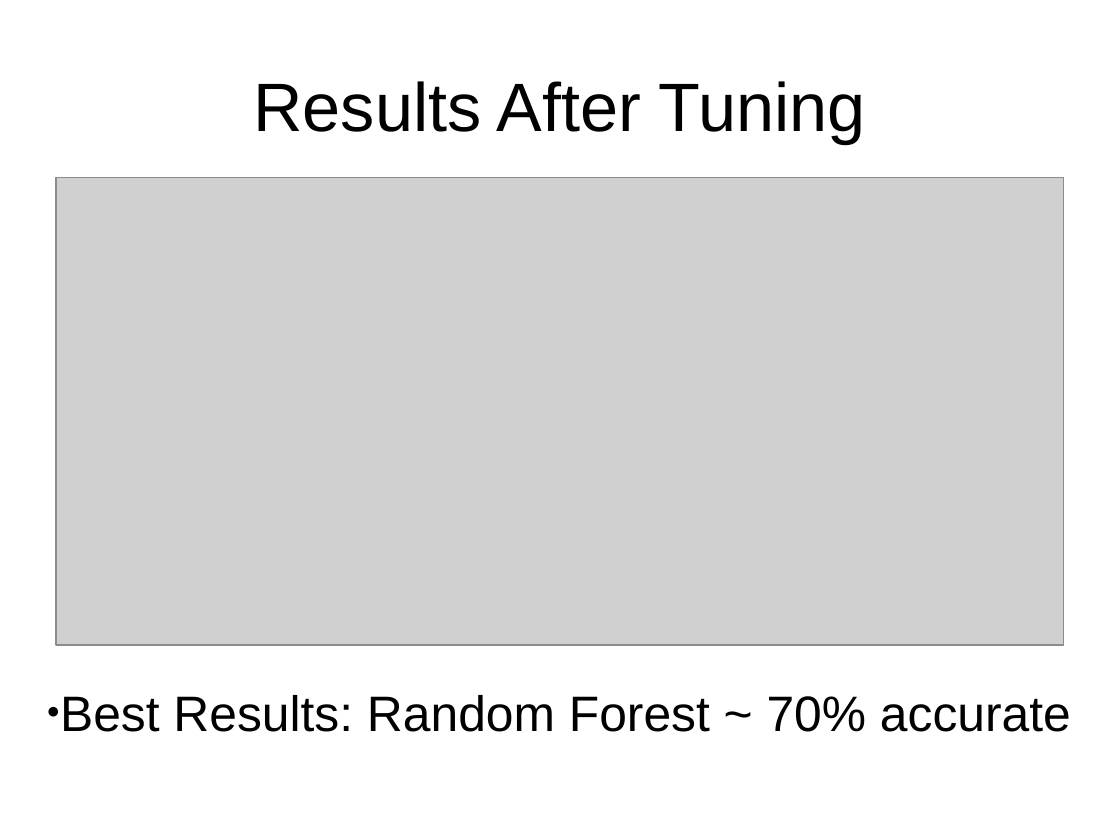
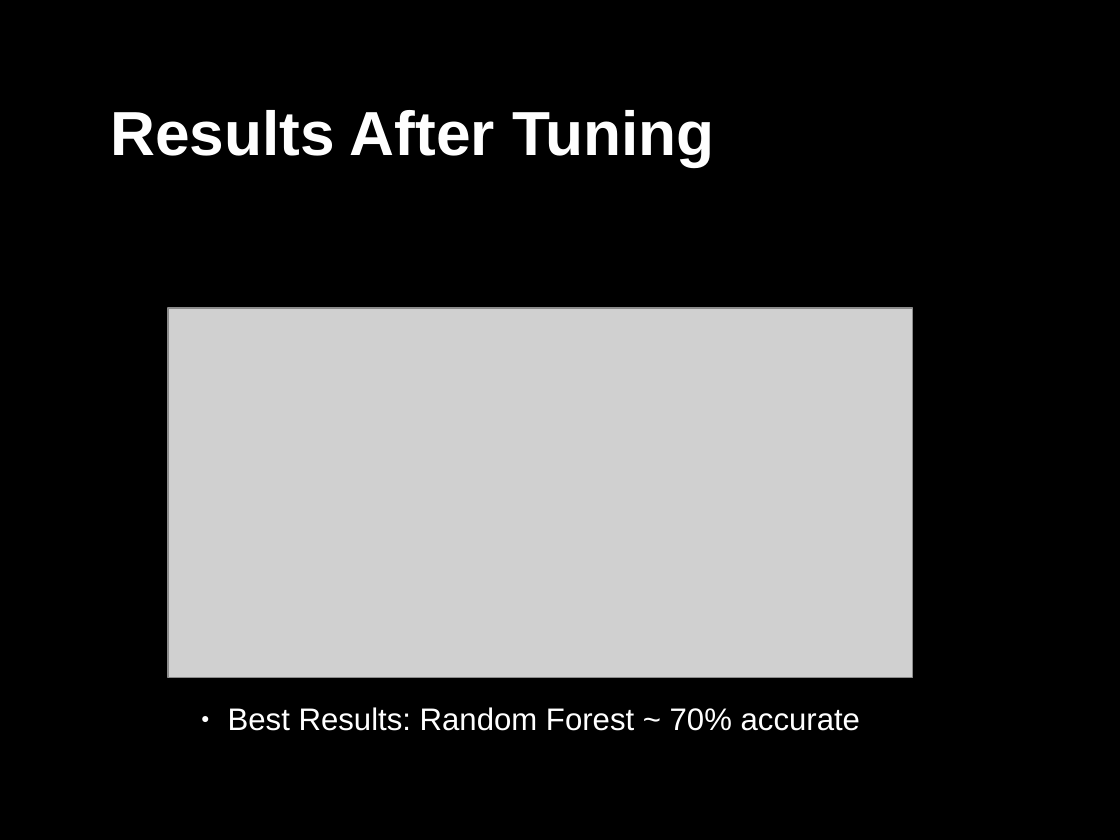
Before and after one commit to ayusharyal1/5DBMinds, a slide deck: slide 25 of project_presentation/Final - Dec 9.pptx (slide 26 before the commit). Drawn at 1120x840 pixels with LibreOffice and Linux fonts; fonts in the diff are those of the drawing; grey boxes stand for pictures; background and template pictures are left out. Boxes give left, top, right and bottom in pixels: in the first picture for what was removed or moved away, otherwise in the second. Text is boxed around its words. In the diff, an @@ line names an element or a change of style, - is before the commit and + after.

```diff
--- a/project_presentation/Final - Dec 9.pptx
+++ b/project_presentation/Final - Dec 9.pptx
@@ background #FFFFFF to #000000 @@
@@ title "Results After Tuning": place and size @@
-title "Results After Tuning" at (253,81,866,143)
+title "Results After Tuning" at (110,110,714,166)
@@ title "Results After Tuning" at (110,110,714,166): size 44 to 40 pt, text colour #000000 to #FEFEFE, bold on; alignment centre to left; vertical alignment middle to bottom @@
@@ picture: place and size @@
-picture at (56,177,1064,645)
+picture at (168,308,912,678)
@@ text "Best Results: Random Forest ~ ...": place and size @@
-text "Best Results: Random Forest ~ ..." at (60,695,1071,732)
+text "Best Results: Random Forest ~ ..." at (228,707,860,731)
@@ text "Best Results: Random Forest ~ ..." at (228,707,860,731): size 32 to 20 pt, text colour #000000 to #FFFFFF; alignment left to centre @@
```
Also in this commit, not shown: 26 other slides changed, 1 slide added, 2 slides removed, 9 other files.
